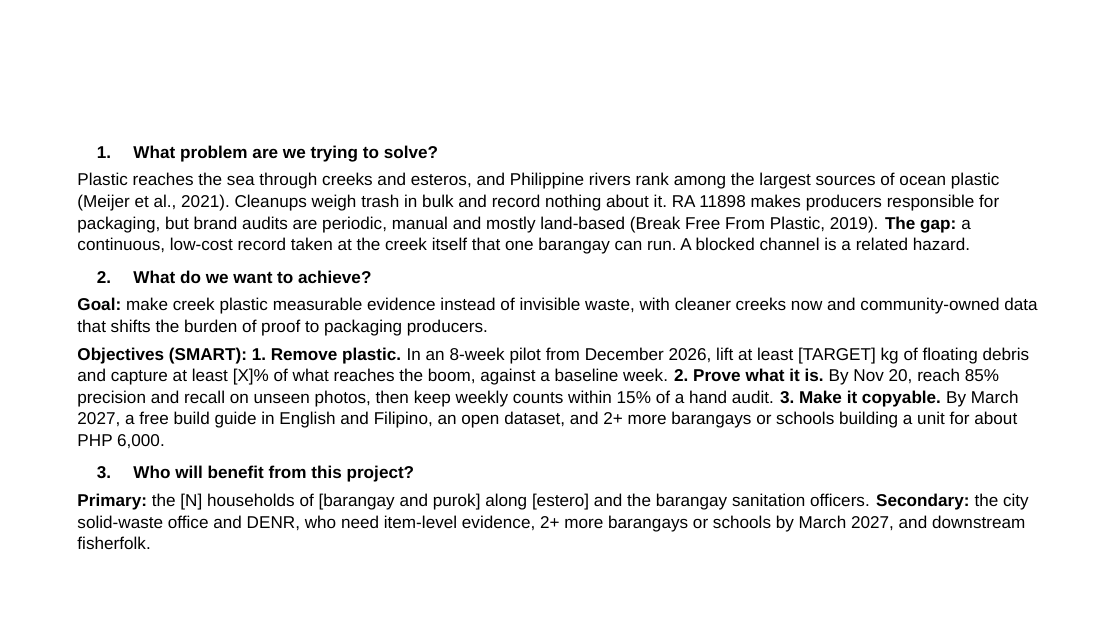
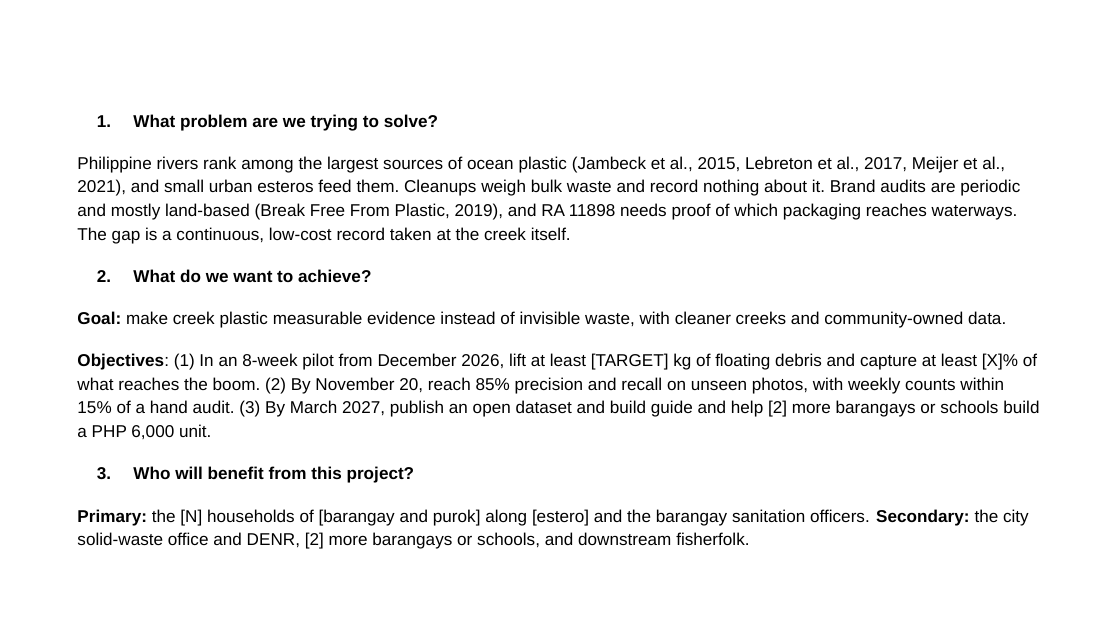
Before and after one commit to tmommu/research, a slide deck: slide 2 of sft_entry/SAGIP_SFT2026_Entry_PPT.pptx. Drawn at 1120x630 pixels with LibreOffice and Linux fonts; fonts in the diff are those of the drawing; background and template pictures are left out. Boxes give left, top, right and bottom in pixels: in the first picture for what was removed or moved away, otherwise in the second. Text is boxed around its words. In the diff, an @@ line names an element or a change of style, - is before the commit and + after.

```diff
--- a/sft_entry/SAGIP_SFT2026_Entry_PPT.pptx
+++ b/sft_entry/SAGIP_SFT2026_Entry_PPT.pptx
@@ text "What problem are we trying ...": place and size @@
-text "What problem are we trying ..." at <box>77,145,1037,549</box>
+text "What problem are we trying ..." at <box>77,114,1039,547</box>
@@ text at <box>133,114,438,483</box>: line spacing 1.05 to 1.15; more space between paragraphs @@
@@ text at <box>77,156,1020,244</box>: text changed @@
-Plastic reaches the sea through creeks and esteros, and Philippine rivers rank among the largest sources of ocean plastic (Meijer et al., 2021). Cleanups weigh trash in bulk and record nothing about it. RA 11898 makes producers responsible for packaging, but brand audits are periodic, manual and mostly land-based (Break Free From Plastic, 2019). The gap: a continuous, low-cost record taken at the creek itself that one barangay can run. A blocked channel is a related hazard.
+Philippine rivers rank among the largest sources of ocean plastic (Jambeck et al., 2015, Lebreton et al., 2017, Meijer et al., 2021), and small urban esteros feed them. Cleanups weigh bulk waste and record nothing about it. Brand audits are periodic and mostly land-based (Break Free From Plastic, 2019), and RA 11898 needs proof of which packaging reaches waterways. The gap is a continuous, low-cost record taken at the creek itself.
@@ text at <box>77,311,1039,439</box>: text changed @@
-Goal: make creek plastic measurable evidence instead of invisible waste, with cleaner creeks now and community-owned data that shifts the burden of proof to packaging producers.
-Objectives (SMART): 1. Remove plastic. In an 8-week pilot from December 2026, lift at least [TARGET] kg of floating debris and capture at least [X]% of what reaches the boom, against a baseline week. 2. Prove what it is. By Nov 20, reach 85% precision and recall on unseen photos, then keep weekly counts within 15% of a hand audit. 3. Make it copyable. By March 2027, a free build guide in English and Filipino, an open dataset, and 2+ more barangays or schools building a unit for about PHP 6,000.
+Goal: make creek plastic measurable evidence instead of invisible waste, with cleaner creeks and community-owned data.
+Objectives: (1) In an 8-week pilot from December 2026, lift at least [TARGET] kg of floating debris and capture at least [X]% of what reaches the boom. (2) By November 20, reach 85% precision and recall on unseen photos, with weekly counts within 15% of a hand audit. (3) By March 2027, publish an open dataset and build guide and help [2] more barangays or schools build a PHP 6,000 unit.
@@ text at <box>77,509,1029,547</box>: text changed @@
-Primary: the [N] households of [barangay and purok] along [estero] and the barangay sanitation officers. Secondary: the city solid-waste office and DENR, who need item-level evidence, 2+ more barangays or schools by March 2027, and downstream fisherfolk.
+Primary: the [N] households of [barangay and purok] along [estero] and the barangay sanitation officers. Secondary: the city solid-waste office and DENR, [2] more barangays or schools, and downstream fisherfolk.
```
Also in this commit, not shown: 5 other slides changed, 9 other files.
